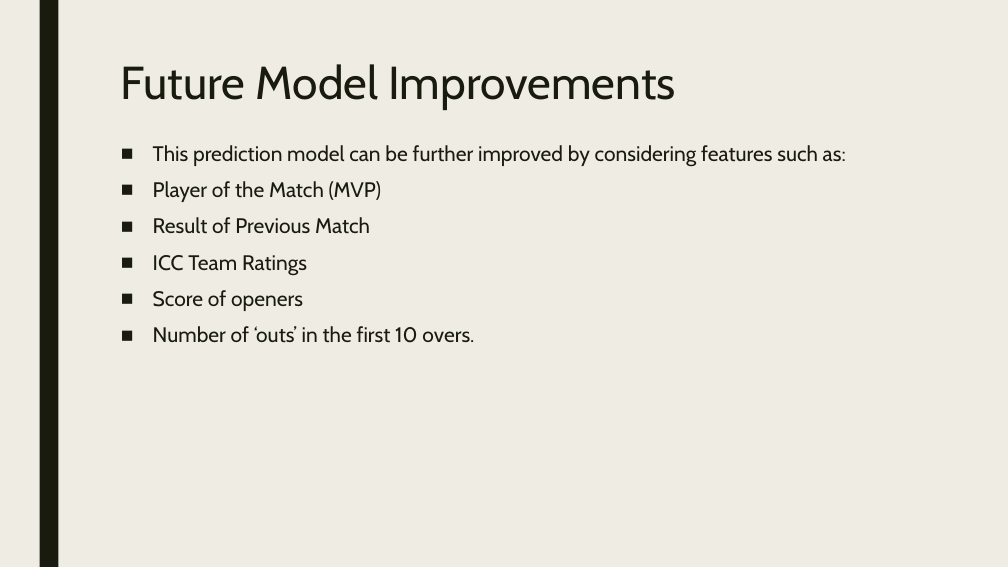
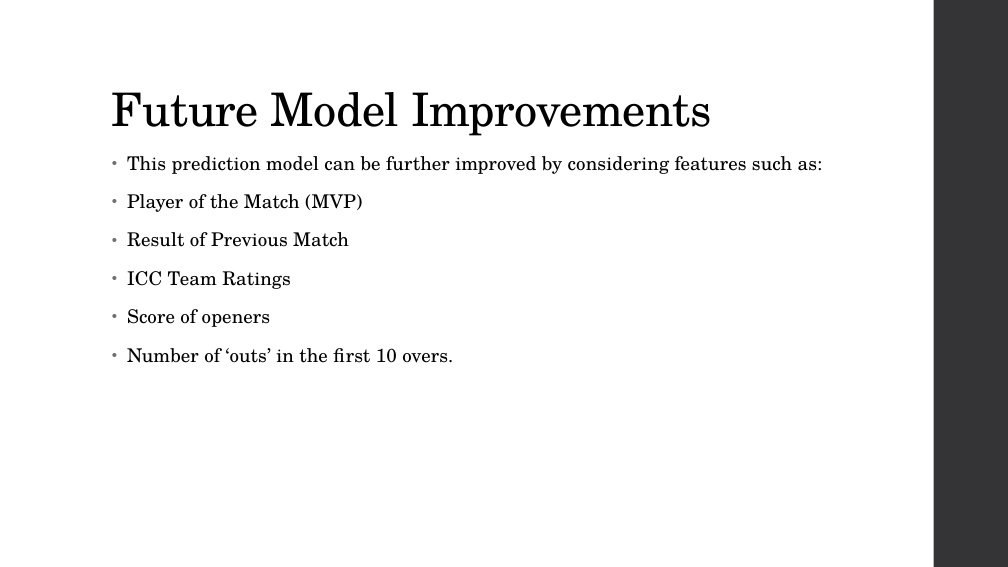
Before and after one commit to npsquared/3251_Presentation, a slide deck: slide 18 of 3251 - Cricket Prediction - Nitin Prakash.pptx. Drawn at 1008x567 pixels with LibreOffice and Linux fonts; fonts in the diff are those of the drawing. Boxes give left, top, right and bottom in pixels: in the first picture for what was removed or moved away, otherwise in the second. Text is boxed around its words. In the diff, an @@ line names an element or a change of style, - is before the commit and + after.

```diff
--- a/3251 - Cricket Prediction - Nitin Prakash.pptx
+++ b/3251 - Cricket Prediction - Nitin Prakash.pptx
@@ background #EFEDE3 to #FFFFFF @@
@@ rectangle removed at [39,0,58,567] @@
@@ rectangle added at [934,0,1008,567], fill #353537 @@
@@ title "Future Model Improvements": place and size @@
-title "Future Model Improvements" at [121,64,676,110]
+title "Future Model Improvements" at [112,92,711,136]
@@ title "Future Model Improvements" at [112,92,711,136]: font Cabin to TeX Gyre Schola, text colour #191B0E to #000000, letter spacing 0 to -0.5 pt; line spacing 0.89 to 0.9; vertical alignment top to bottom @@
@@ text "This prediction model can be ...": place and size @@
-text "This prediction model can be ..." at [153,145,846,343]
+text "This prediction model can be ..." at [127,156,823,363]
@@ text "This prediction model can be ..." at [127,156,823,363]: size 20 to 18 pt, font Cabin to TeX Gyre Schola, text colour #191B0E to #000000, letter spacing 0 to 0.1 pt; bullet ■ to •; line spacing 0.94 to 0.95; more space between paragraphs @@
```
Also in this commit, not shown: 18 other slides changed.
